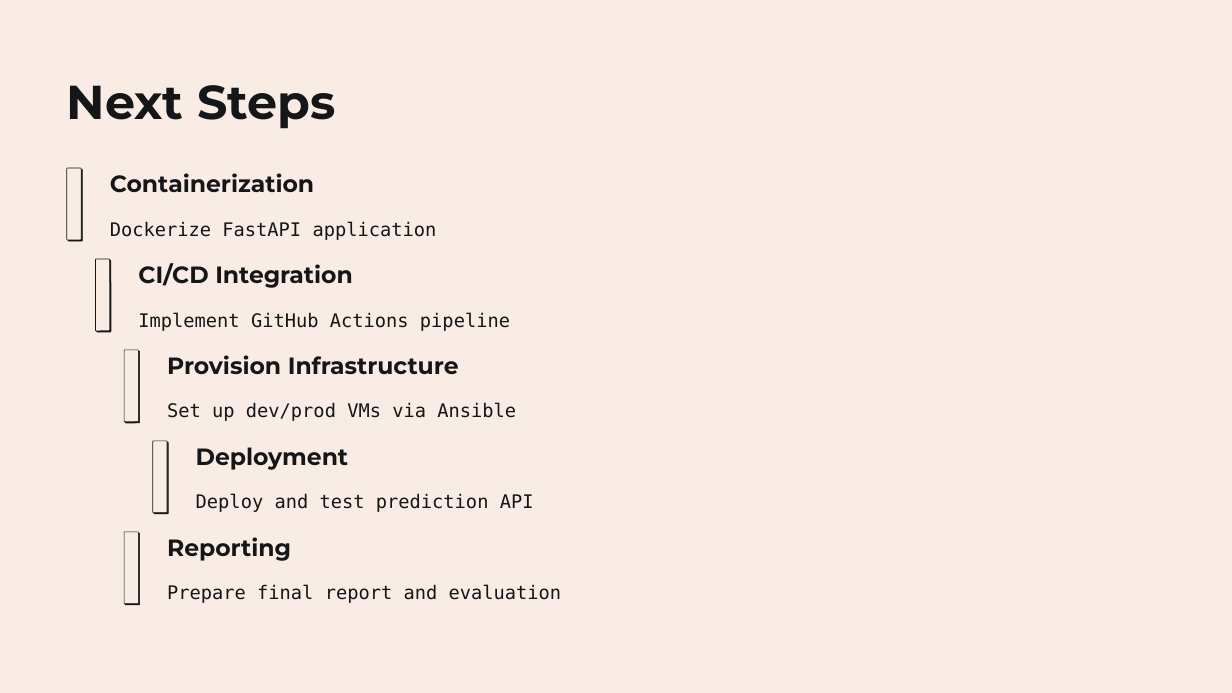
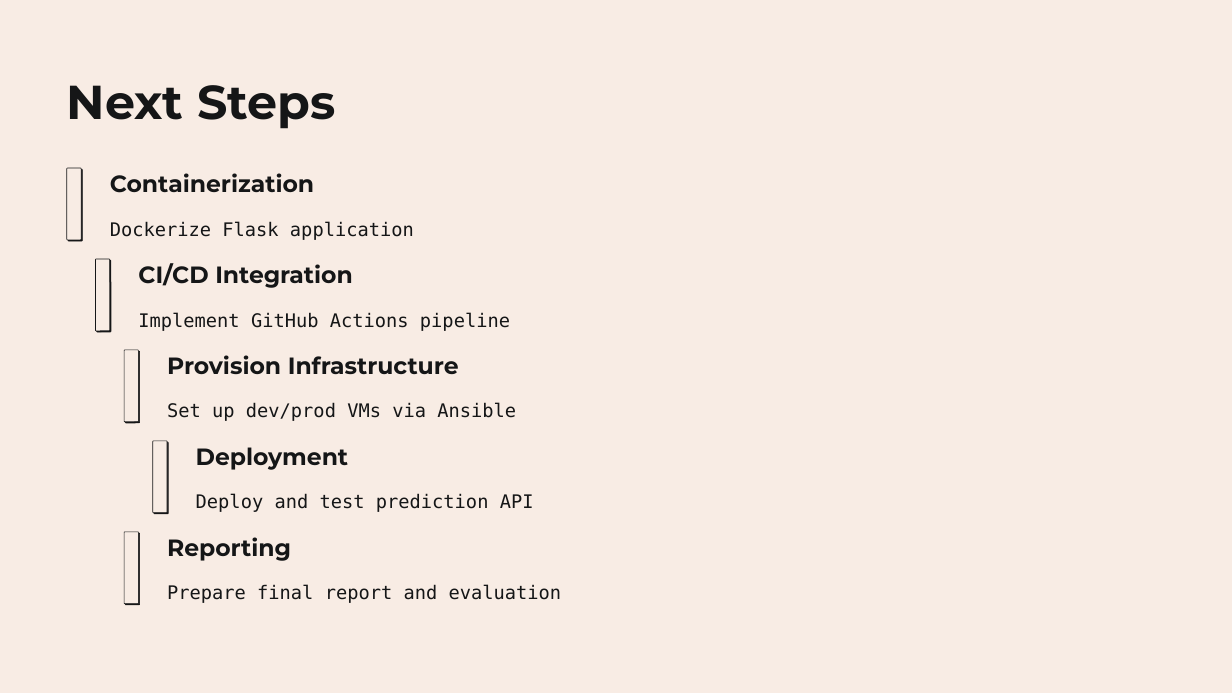
Before and after one commit to AppleShay/DEII-Stargazers, a slide deck: slide 11 of StarGazers.pptx (slide 10 before the commit). Drawn at 1232x693 pixels with LibreOffice and Linux fonts; fonts in the diff are those of the drawing; background and template pictures are left out. Boxes give left, top, right and bottom in pixels: in the first picture for what was removed or moved away, otherwise in the second. Text is boxed around its words. In the diff, an @@ line names an element or a change of style, - is before the commit and + after.

```diff
--- a/StarGazers.pptx
+++ b/StarGazers.pptx
@@ text at [110, 221, 414, 240]: text changed @@
-Dockerize FastAPI application
+Dockerize Flask application
```
Also in this commit, not shown: 3 other slides changed, 1 slide added.
